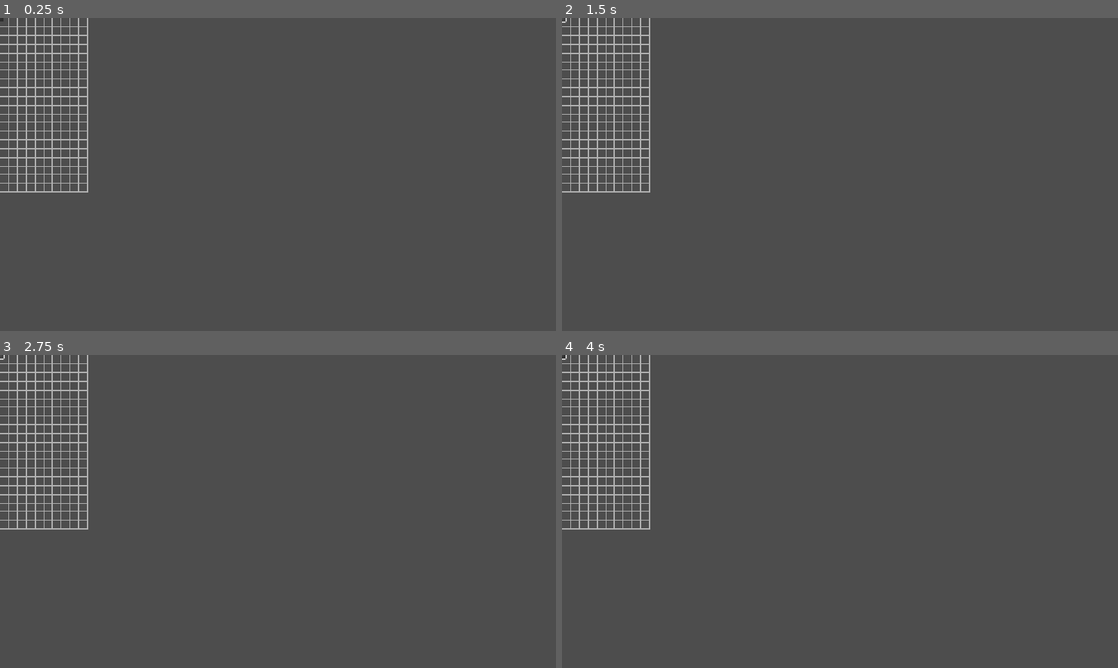
Above: before the commit, frames 1-4 (two rows, left to right).
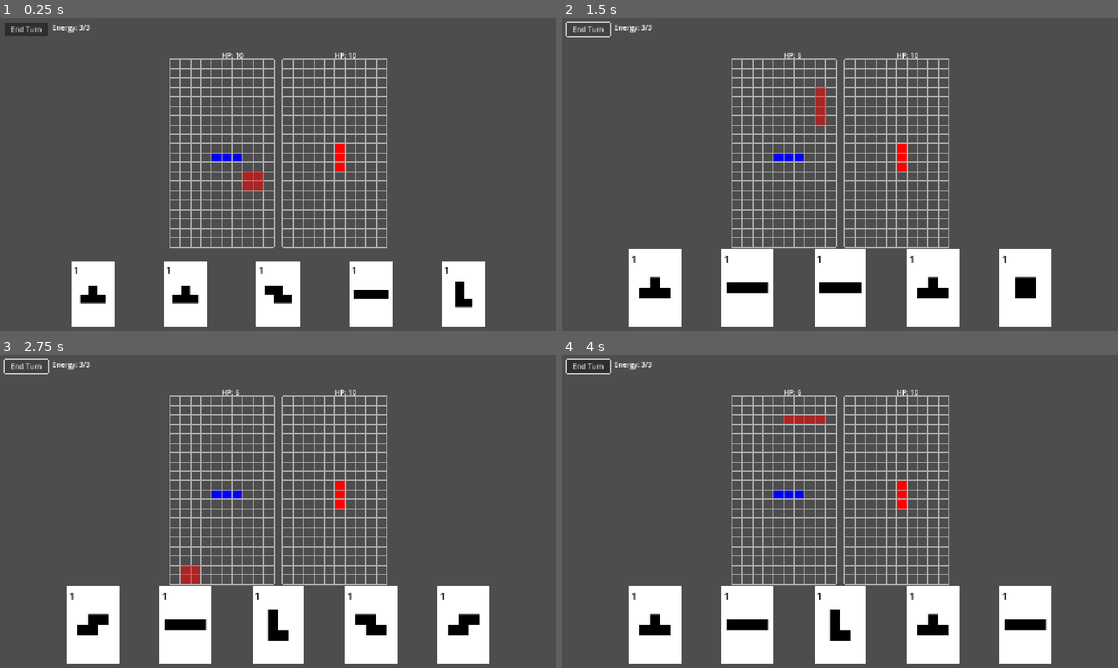
Above: after the commit, the same moments.

Repository: dBinet/SquirrelAttack
Game: Godot game, scene res://scenes/Main.tscn
The game is run twice, just before and just after one commit, with the same random seed, the same clock (stepped at 60 frames per second) and the same inputs.
Inputs (mouse positions are in pixels of both pictures, inside the frame that each line leads up to; where the layout moved, square brackets give the same spot in the first picture):
- Up to frame 1 (0.25 s): no input
- Up to frame 2 (1.5 s): click (589, 30) [562, 21] at 0.5 s; click (589, 30) [562, 21] at 1.25 s
- Up to frame 3 (2.75 s): click (27, 367) [0, 358] at 2 s
- Up to frame 4 (4 s): tap Enter at 2.75 s; move the mouse to (962, 495) at 2.77 s; click (962, 495) at 2.92 s; tap Space at 3.5 s; drag from (728, 527) to (812, 574) at 3.52 s

The runs differ from the first frame. In frame 1, 16% of the frame differs, in the area x 0-88%, y 0-99%; in frame 2, 20%; in frame 3, 20%; in frame 4, 20%.
Error before the commit: Parse Error: Cannot infer the type of "r" variable because the value doesn't have a set type. (res://scripts/Main.gd:276)

Commit message:
Fix type inference error for radius calculation

Diff:
--- a/scripts/Main.gd
+++ b/scripts/Main.gd
@@ -273,7 +273,7 @@
                     var c: Array = s.get("center", [0, 0])
                     var rad: float = float(s.get("radius", 0))
                     var ctr := top_left + Vector2(float(c[0]) * ratio * scale.x, float(c[1]) * ratio * scale.y)
-                    var r := rad * ratio * max(scale.x, scale.y)
+                    var r: float = rad * ratio * max(scale.x, scale.y)
                     if _circle_intersects_rect(ctr, r, rect):
                         return true
     return false
